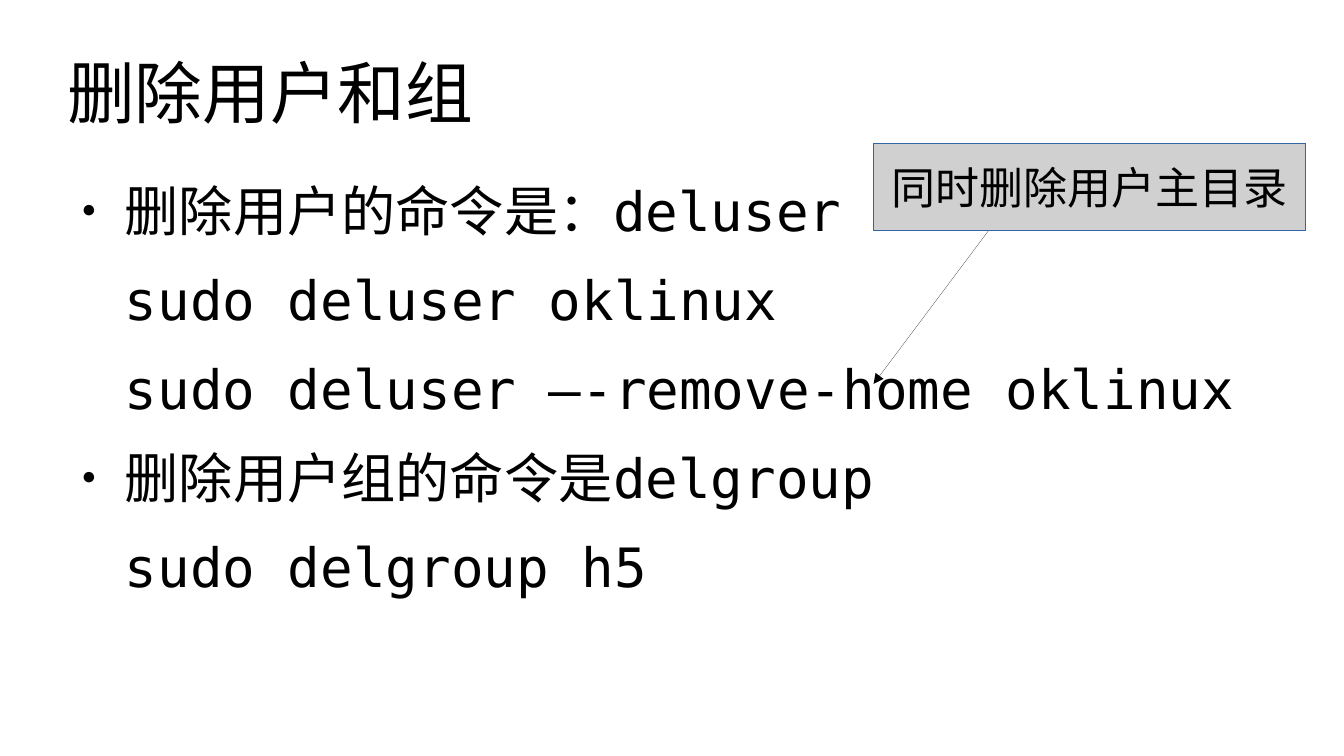
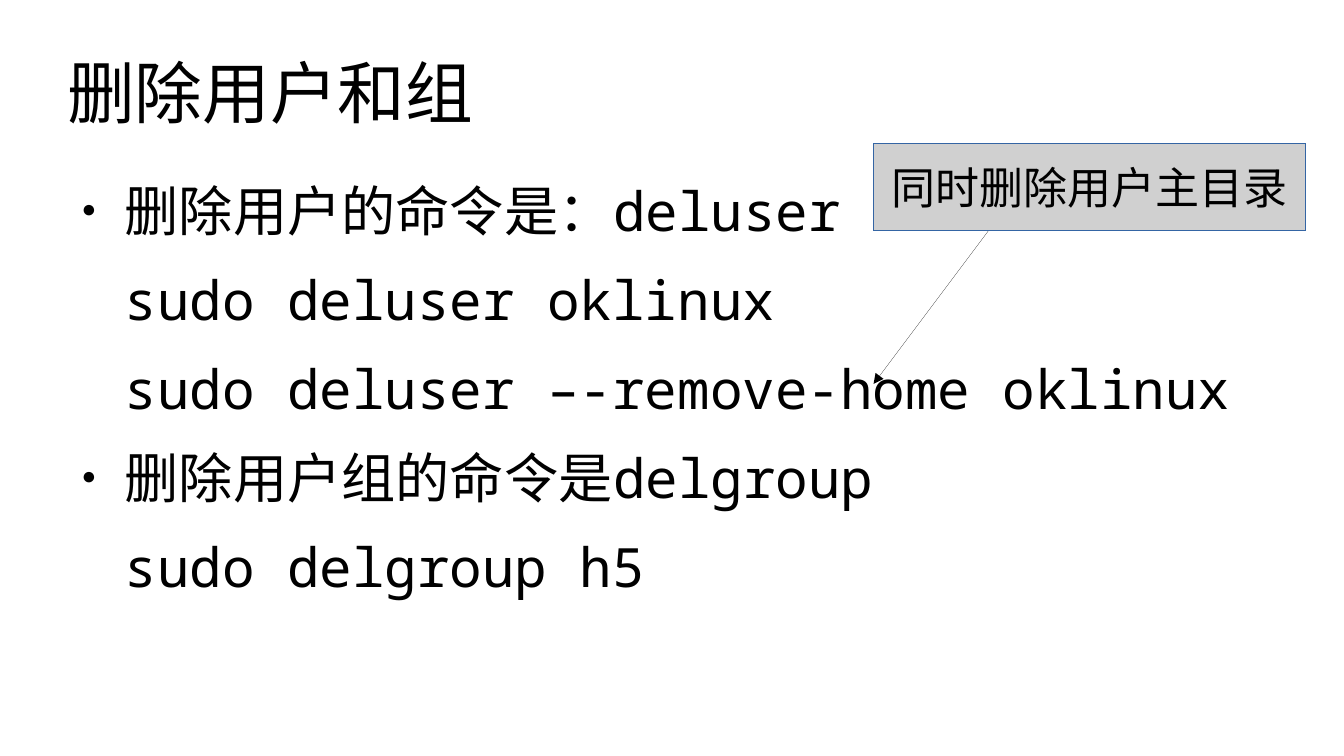
Before and after one commit to master-genius/linux-system, a slide deck: slide 22 of materials/slides/ch03-user-and-file.odp. Drawn at 1344x756 pixels with LibreOffice and Linux fonts; fonts in the diff are those of the drawing; grey boxes stand for pictures. Boxes give left, top, right and bottom in pixels: in the first picture for what was removed or moved away, otherwise in the second. Text is boxed around its words. In the diff, an @@ line names an element or a change of style, - is before the commit and + after.

```diff
--- a/materials/slides/ch03-user-and-file.odp
+++ b/materials/slides/ch03-user-and-file.odp
@@ text "删除用户的命令是：deluser" at (x1=125, y1=185, x2=1231, y2=601): font DejaVu Sans Mono to Noto Sans Mono @@
```
Also in this commit, not shown: 20 other slides changed, 34 other files.
